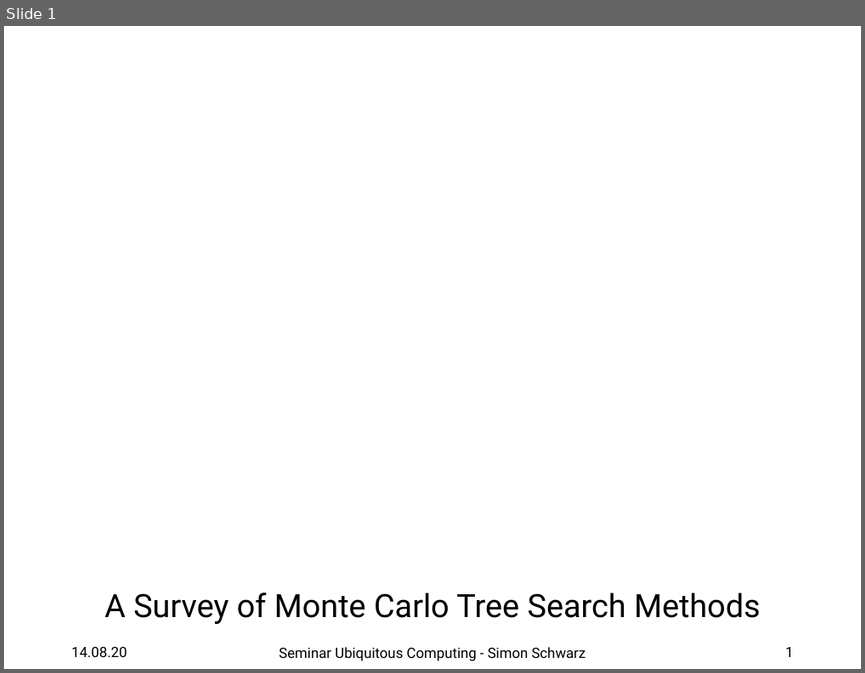
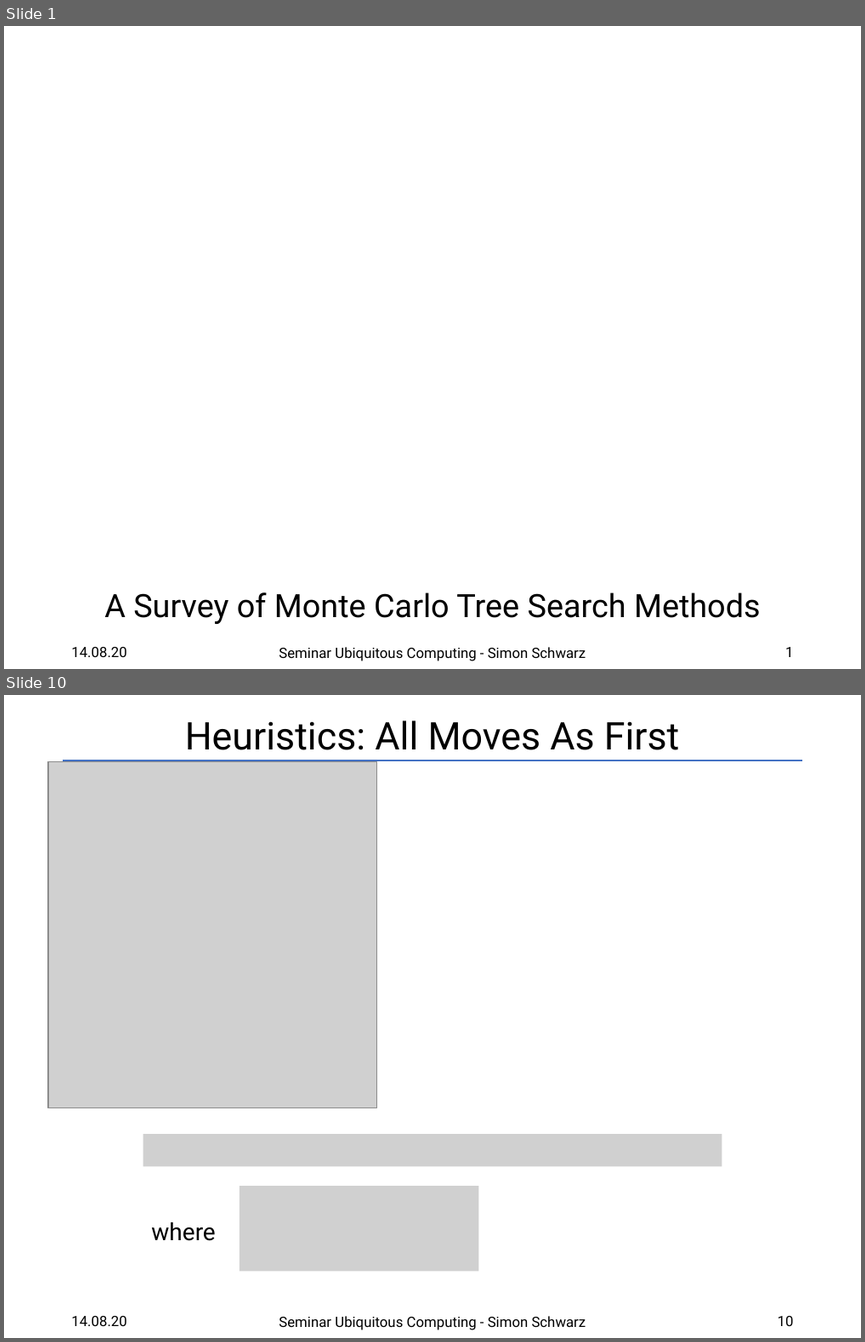
Before and after one commit to SRSchwarz/MCTS-Survey, a slide deck: slides/presentation.pptx. Shown one above the other, each under a label of ours: slide 1 before the commit, slides 1 and 10 after it; the slides between them are not shown. The pictures are 865x673 and 865x1342 pixels, drawn with LibreOffice and Linux fonts; fonts in the diff are those of the drawing; grey boxes stand for pictures; background and template pictures are left out. Boxes give left, top, right and bottom in pixels: in the first picture for what was removed or moved away, otherwise in the second. Text is boxed around its words. In the diff, an @@ line names an element or a change of style, - is before the commit and + after.

```diff
--- a/slides/presentation.pptx
+++ b/slides/presentation.pptx
@@ slide 10 added at <box>4,695,861,1338</box>, background #FFFFFF @@
@@ title added at <box>185,721,680,750</box>, 32 pt, text #000000 @@
+Heuristics: All Moves As First
@@ picture added at <box>48,762,377,1108</box> @@
@@ line added from (64, 761) to (801, 761), #4472C4 1.5 pt @@
@@ picture added at <box>143,1134,722,1166</box> @@
@@ picture added at <box>239,1186,478,1270</box> @@
@@ text added at <box>151,1222,215,1241</box>, 20 pt, text #000000 @@
+where
@@ text added at <box>71,1315,126,1326</box>, 12 pt, text #000000 @@
+14.08.20
@@ text added at <box>279,1315,586,1330</box>, 12 pt, text #000000 @@
+Seminar Ubiquitous Computing - Simon Schwarz
@@ page number added at <box>778,1315,794,1326</box>, 12 pt, text #000000 @@
+10
```
Also in this commit, not shown: 8 slides changed, 6 other slides added, 3 other files.
